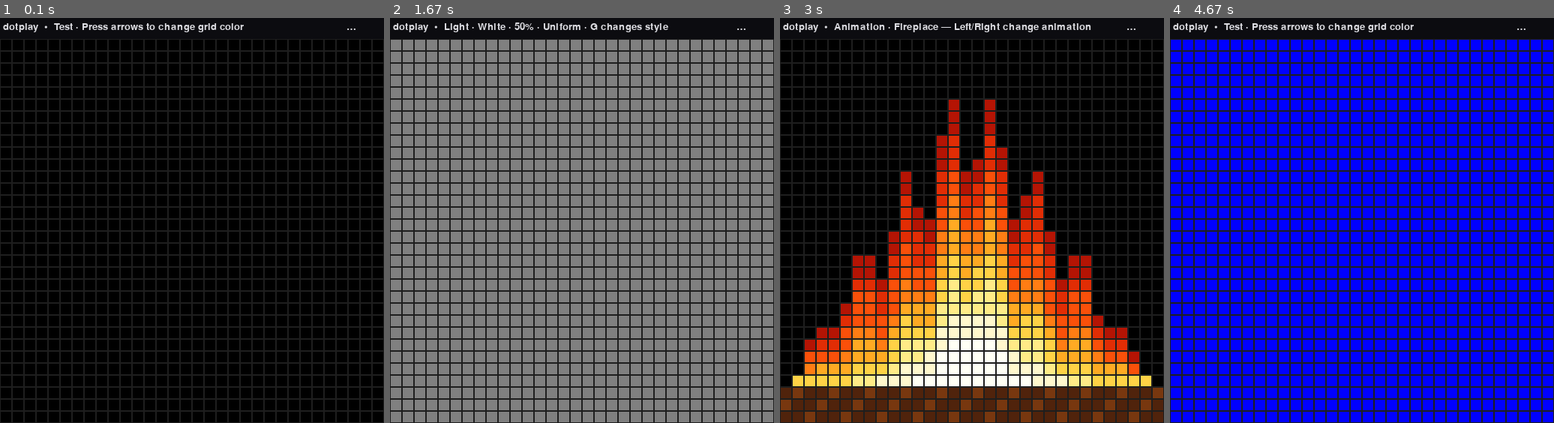
Above: before the commit, frames 1-4 (left to right).
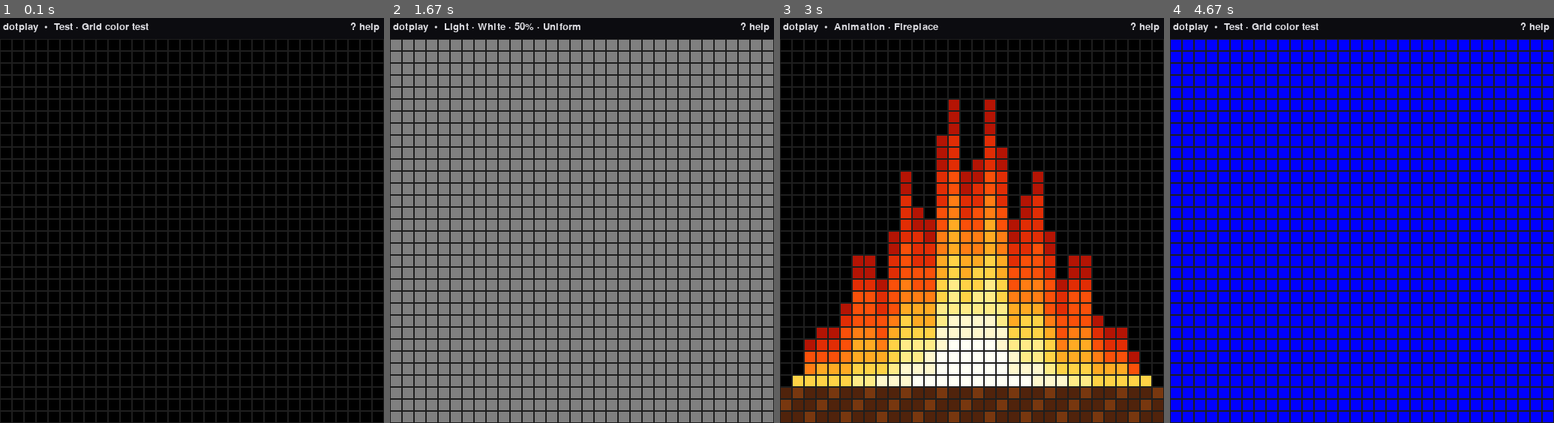
Above: after the commit, the same moments.

Repository: matejbudzel/dotplay
Game: pygame game, started from src/dotplay/main.py
Same seed, same stepped clock (60 frames per second), same inputs: the game is played once before the commit and once after it.
Inputs:
- Up to frame 1 (0.1 s): no input
- Up to frame 2 (1.67 s): tap 2 at 0.33 s; tap 3 at 0.67 s; hold Right 1.07-1.53 s; tap 4 at 1.57 s
- Up to frame 3 (3 s): hold Up 1.97-2.27 s; tap 3 at 2.12 s; hold Left 2.3-2.77 s; hold Left from 2.8 s (still down); tap 1 at 2.95 s
- Up to frame 4 (4.67 s): release Left at 3.33 s; hold Down 3.37-3.67 s; tap 3 at 3.52 s; hold Left 3.7-4.1 s; hold Up 4.13-4.5 s; tap 1 at 4.28 s; hold Right from 4.53 s (still down)

The runs differ from the first frame. In frame 1, 0.5% of the frame differs, in the area x 21-99%, y 1-4%; in frame 2, 0.3%; in frame 3, 0.4%; in frame 4, 0.5%.

Commit message:
Refine frontend status and help labels

Diff:
--- a/src/dotplay/output/pygame_window.py
+++ b/src/dotplay/output/pygame_window.py
@@ -38,8 +38,11 @@
             return
         self.surface.fill((12, 12, 16))
         header = f"dotplay  •  {self.status}" if self.status else "dotplay"
-        self._draw_text(header, 4, 5, max_width=self.surface.get_width() - 58)
-        self._draw_text("? help", self.surface.get_width() - 50, 5)
+        help_text = "? help"
+        help_width = self.font.size(help_text)[0]
+        help_x = self.surface.get_width() - help_width - 6
+        self._draw_text(header, 4, 5, max_width=help_x - 10)
+        self._draw_text(help_text, help_x, 5, max_width=help_width)
         for y in range(framebuffer.height):
             for x in range(framebuffer.width):
                 color = framebuffer.get_pixel(x, y)
--- a/src/dotplay/output/terminal_tui.py
+++ b/src/dotplay/output/terminal_tui.py
@@ -88,15 +88,17 @@
         required_height = framebuffer.height + 1
         screen.erase()
         header = f"dotplay  •  {self.status}" if self.status else "dotplay"
+        help_text = "? help"
+        help_x = max(width - len(help_text) - 1, 0)
         self._write(
             screen,
             0,
             0,
-            self._ellipsize(header, max(width - 8, 0)),
+            self._ellipsize(header, max(help_x - 1, 0)),
             width,
             curses.A_REVERSE,
         )
-        self._write(screen, 0, max(width - 7, 0), "? help", width, curses.A_REVERSE)
+        self._write(screen, 0, help_x, help_text, width, curses.A_REVERSE)
         if width < required_width or height < required_height:
             message = (
                 f"Terminal too small: need {required_width}×{required_height}, "
--- a/src/dotplay/scenes/animation.py
+++ b/src/dotplay/scenes/animation.py
@@ -47,11 +47,11 @@
 
     @property
     def description(self) -> str:
-        return f"{self.animation_name} — Left/Right change animation"
+        return self.animation_name
 
     @property
     def help_lines(self) -> tuple[str, ...]:
-        return ("←/→: change animation", "R: reset animation")
+        return ("Left/Right: change animation", "R: reset animation")
 
     @property
     def animation_name(self) -> str:
--- a/src/dotplay/scenes/color_toggle.py
+++ b/src/dotplay/scenes/color_toggle.py
@@ -10,10 +10,10 @@
 @dataclass
 class ColorToggleScene:
     title: ClassVar[str] = "Test"
-    description: ClassVar[str] = "Press arrows to change grid color"
+    description: ClassVar[str] = "Grid color test"
     help_lines: ClassVar[tuple[str, ...]] = (
-        "←/A: red    →/D: blue",
-        "↑/W/Space: on    ↓/S: off",
+        "Left/A: red    Right/D: blue",
+        "Up/W/Space: on    Down/S: off",
         "R: reset",
     )
     is_on: bool = False
--- a/src/dotplay/scenes/light.py
+++ b/src/dotplay/scenes/light.py
@@ -65,11 +65,15 @@
 
     @property
     def description(self) -> str:
-        return f"{self.hue_name} · {self.brightness}% · {self.style_name} · G changes style"
+        return f"{self.hue_name} · {self.brightness}% · {self.style_name}"
 
     @property
     def help_lines(self) -> tuple[str, ...]:
-        return ("←/→: hue    ↑/↓: brightness", "G: change gradient style", "R: reset light")
+        return (
+            "Left/Right: hue    Up/Down: brightness",
+            "G: change gradient style",
+            "R: reset light",
+        )
 
     @property
     def hue_name(self) -> str:
--- a/tests/test_light_scene.py
+++ b/tests/test_light_scene.py
@@ -9,7 +9,7 @@
 
     scene.render(fb)
 
-    assert scene.description.startswith("White · 50% · Uniform")
+    assert scene.description == "White · 50% · Uniform"
     assert fb.get_pixel(0, 0) == (128, 128, 128)
     assert fb.get_pixel(7, 7) == (128, 128, 128)
 
